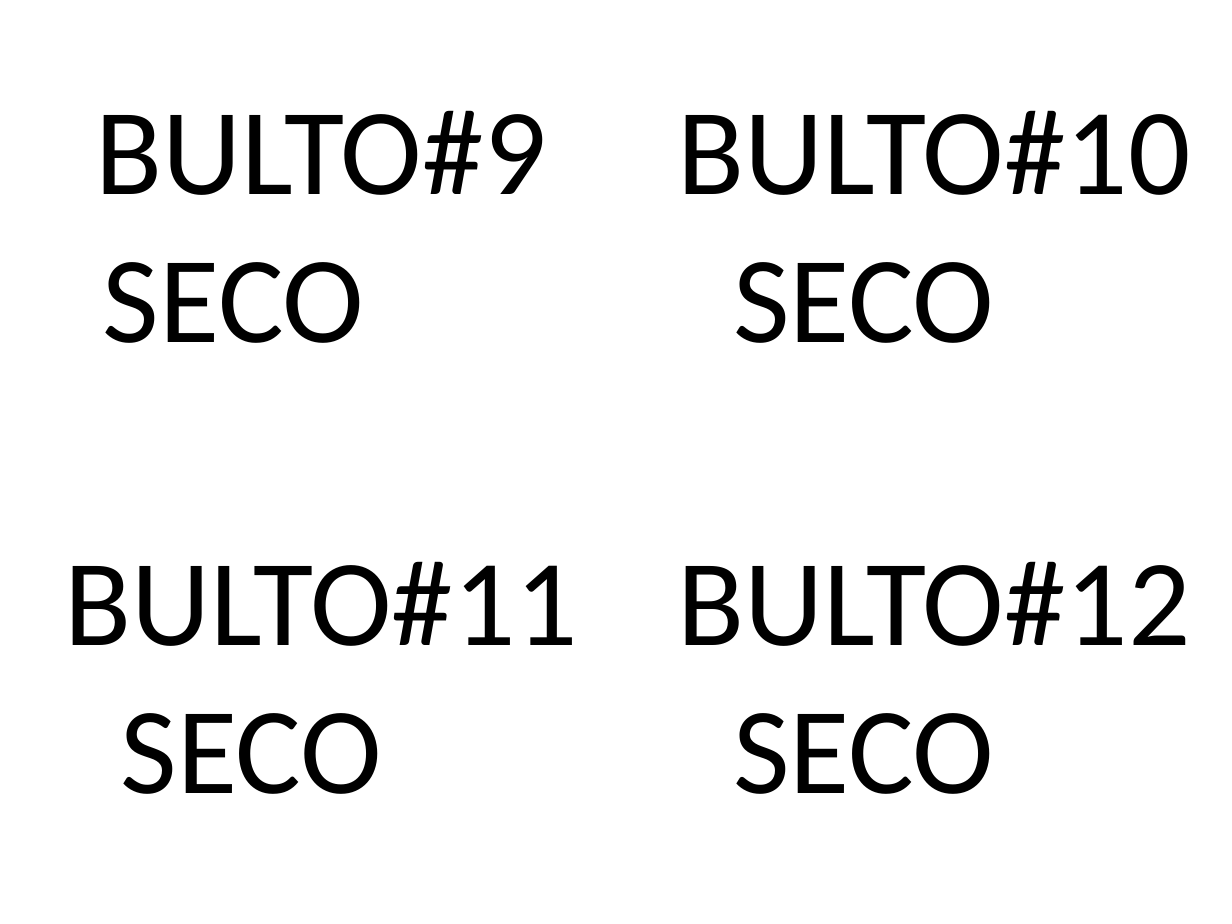
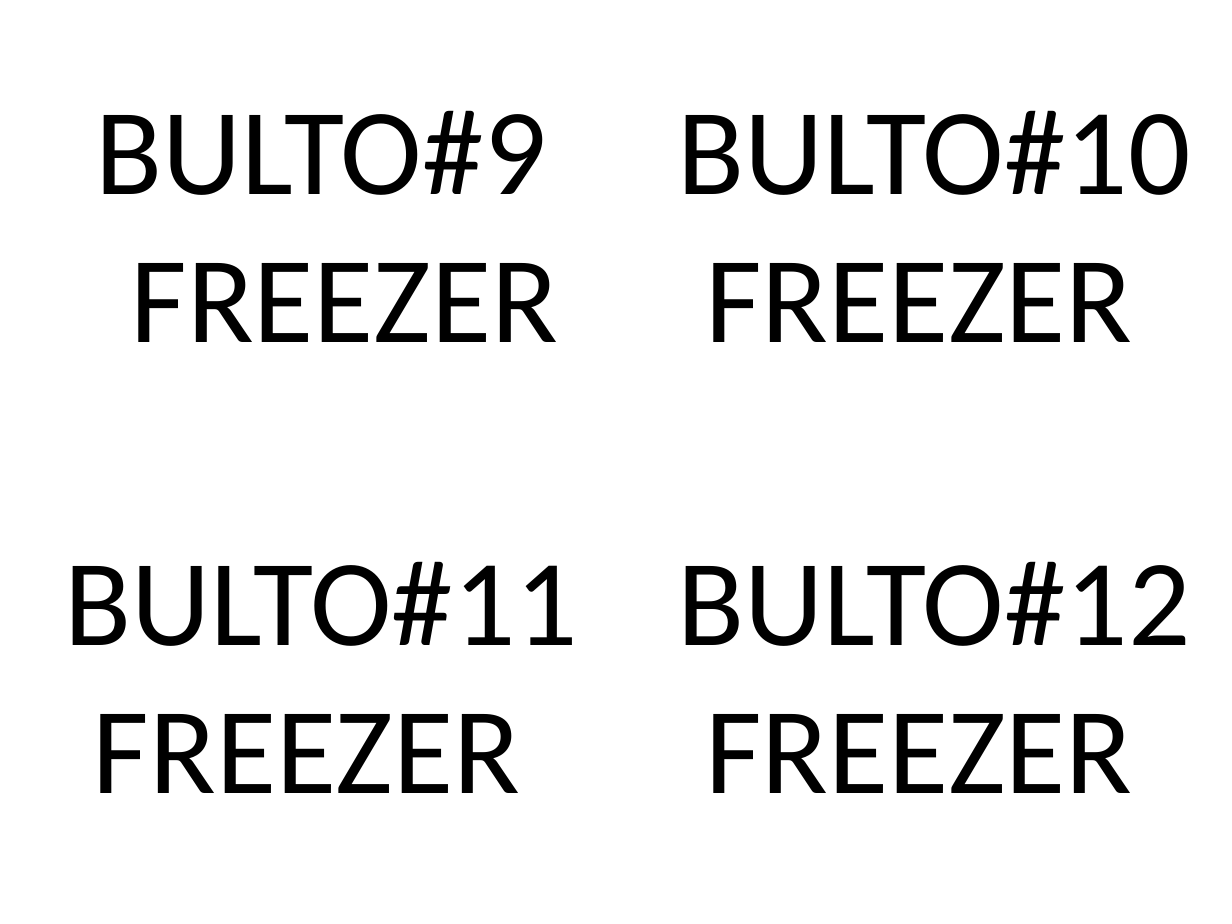
Before and after one commit to donmatthiuz/Manifiestos_NorOriente_Documentos, a slide deck: slide 4 of mamatrabajo.pptx. Drawn at 1232x924 pixels with LibreOffice and Linux fonts; fonts in the diff are those of the drawing. Boxes give left, top, right and bottom in pixels: in the first picture for what was removed or moved away, otherwise in the second. Text is boxed around its words. In the diff, an @@ line names an element or a change of style, - is before the commit and + after.

```diff
--- a/mamatrabajo.pptx
+++ b/mamatrabajo.pptx
@@ text at [131,263,559,342]: text changed @@
-SECO
+FREEZER
@@ text at [705,263,1133,342]: text changed @@
-SECO
+FREEZER
@@ text at [121,713,382,794]: text changed @@
-SECO
+FREEZER
@@ text at [742,714,1170,793]: text changed @@
-SECO
+FREEZER
```
Also in this commit, not shown: 1 other slide changed, 11 other files.
